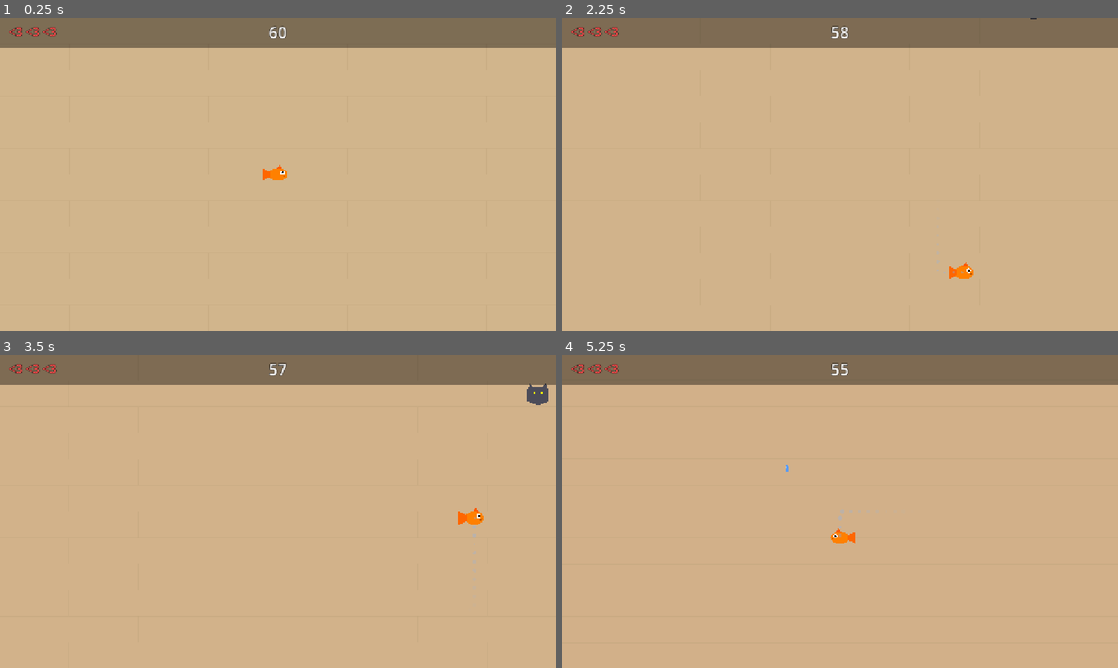
Above: before the commit, frames 1-4 (two rows, left to right).
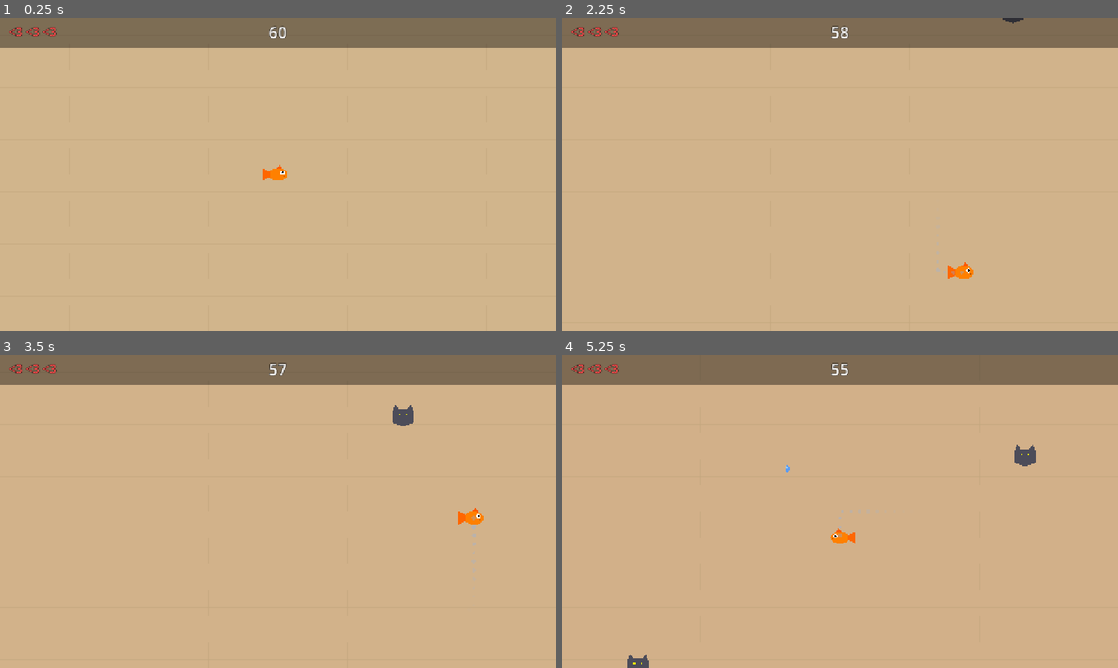
Above: after the commit, the same moments.

Repository: vppillai/godot_slop
Game: Godot game, scene res://scenes/main.tscn
The game is run twice, just before and just after one commit, with the same random seed, the same clock (stepped at 60 frames per second) and the same inputs.
Inputs:
- Up to frame 1 (0.25 s): no input
- Up to frame 2 (2.25 s): tap Enter at 0.5 s; hold D (move_right) 0.53-1.28 s; hold S (move_down) 1.28-2.03 s; hold D (move_right) from 2.03 s (still down)
- Up to frame 3 (3.5 s): release D (move_right) at 2.78 s; hold W (move_up) from 2.78 s (still down)
- Up to frame 4 (5.25 s): release W (move_up) at 3.53 s; hold A (move_left) 3.53-5.03 s; hold S (move_down) from 5.03 s (still down)

The runs differ from the first frame. In frame 2, less than 0.1% of the frame differs, in the area x 67-86%, y 0-84%; in frame 3, 0.4%, in the area x 70-99%, y 9-64%; in frame 4, 0.4%.

Commit message:
fix: 17 bugs from deep code audit
Critical:
- Camera zoom no longer pushes player off-screen (gentler zoom, design-res clamping)
- Camera rotation no longer reveals background (oversized floor + floor lines)
- Win/die race condition fixed (player made invincible immediately on win)

High:
- Screen shake now moves Body visual, not player position (no teleport-back)
- Trail drops no longer flicker (random radius stored once in _ready)
- Floating text width increased to 300px (no more clipping "NOT THE ROOMBA!")
- Hit particles use zero gravity (no sideways drift during camera tilt)
- All tweens are node-bound (no orphaned tweens on scene reload)

Medium:
- Dead player can no longer collect pickups (active guard on heal/boost)
- Victory dance preserves fish facing direction
- Timer now shows "0" before win screen
- Shoes/furniture get grace period before first spawn
- Cats start heading toward center and have 15s max lifetime
- Hazards stop processing after game ends (win or lose)
- Water droplets despawn after 12s, puddles after 15s (with fade)
- Water droplet bob is visual-only (collision shape stays fixed)

Low:
- Floor lines cover expanded viewport area
- Web export canvas_resize_policy set to Project (responsive)

Diff:
--- a/scenes/main.tscn
+++ b/scenes/main.tscn
@@ -9,8 +9,10 @@
 script = ExtResource("1_main")
 
 [node name="Floor" type="ColorRect" parent="."]
-offset_right = 1280.0
-offset_bottom = 720.0
+offset_left = -400.0
+offset_top = -400.0
+offset_right = 1680.0
+offset_bottom = 1120.0
 color = Color(0.82, 0.71, 0.55, 1)
 
 [node name="FloorLines" type="Node2D" parent="."]
--- a/scripts/floating_text.gd
+++ b/scripts/floating_text.gd
@@ -14,5 +14,6 @@
 	var font := ThemeDB.fallback_font
 	if font == null:
 		return
-	draw_string_outline(font, Vector2(-60, 0), text, HORIZONTAL_ALIGNMENT_CENTER, 120, 22, 4, Color.BLACK)
-	draw_string(font, Vector2(-60, 0), text, HORIZONTAL_ALIGNMENT_CENTER, 120, 22, color)
+	# Bug 24 fix: wider text box so "NOT THE ROOMBA!" isn't clipped
+	draw_string_outline(font, Vector2(-150, 0), text, HORIZONTAL_ALIGNMENT_CENTER, 300, 22, 4, Color.BLACK)
+	draw_string(font, Vector2(-150, 0), text, HORIZONTAL_ALIGNMENT_CENTER, 300, 22, color)
--- a/scripts/floor_lines.gd
+++ b/scripts/floor_lines.gd
@@ -1,11 +1,12 @@
 extends Node2D
 
+# Bug 20 fix: draw lines over a larger area to cover camera zoom/rotation/expand
 func _draw() -> void:
 	var line_color := Color(0.75, 0.64, 0.48, 0.4)
-	for y in range(0, 720, 60):
-		draw_line(Vector2(0, y), Vector2(1280, y), line_color, 1.0)
-	for row in range(0, 12):
+	for y in range(-200, 920, 60):
+		draw_line(Vector2(-200, y), Vector2(1480, y), line_color, 1.0)
+	for row in range(-4, 16):
 		var y_start: float = row * 60.0
 		var offset: float = 0.0 if row % 2 == 0 else 160.0
-		for x in range(int(offset), 1280, 320):
+		for x in range(int(offset) - 320, 1600, 320):
 			draw_line(Vector2(x, y_start), Vector2(x, y_start + 60), line_color, 1.0)
--- a/scripts/hazards/cat.gd
+++ b/scripts/hazards/cat.gd
@@ -5,6 +5,7 @@
 const LUNGE_RANGE: float = 120.0
 const DIRECTION_CHANGE_TIME: float = 2.0
 const WARNING_DURATION: float = 0.35
+const MAX_LIFETIME: float = 15.0  # Bug 33 fix: cats don't linger forever
 
 enum State { WANDER, WARNING, LUNGE }
 
@@ -16,16 +17,25 @@
 var warning_timer: float = 0.0
 var warning_target: Vector2 = Vector2.ZERO
 var player_ref: CharacterBody2D = null
+var lifetime: float = 0.0
 
 func _ready() -> void:
 	body_entered.connect(_on_body_entered)
-	direction = Vector2(randf_range(-1, 1), randf_range(-1, 1)).normalized()
 	dir_timer = DIRECTION_CHANGE_TIME
 
+# Bug 9 fix: initial direction points toward center of play area
 func setup(player: CharacterBody2D) -> void:
 	player_ref = player
+	var center := Vector2(640, 360)
+	direction = (center - position).normalized()
+	# Add some randomness
+	direction = direction.rotated(randf_range(-0.5, 0.5))
 
 func _physics_process(delta: float) -> void:
+	lifetime += delta
+	if lifetime >= MAX_LIFETIME:
+		queue_free()
+		return
 	match state:
 		State.WANDER:
 			_process_wander(delta)
--- a/scripts/hud.gd
+++ b/scripts/hud.gd
@@ -16,7 +16,8 @@
 	restart_button.pressed.connect(_on_restart_pressed)
 
 func update_timer(time_remaining: float) -> void:
-	var seconds := ceili(time_remaining)
+	# Bug 12 fix: show 0 when time is up, not jump from 1
+	var seconds := maxi(ceili(time_remaining), 0)
 	timer_label.text = str(seconds)
 
 	if seconds <= 5:
--- a/scripts/main.gd
+++ b/scripts/main.gd
@@ -14,14 +14,14 @@
 var roomba_scene: PackedScene = preload("res://scenes/hazards/roomba.tscn")
 var droplet_scene: PackedScene = preload("res://scenes/hazards/water_droplet.tscn")
 var puddle_scene: PackedScene = preload("res://scenes/hazards/puddle.tscn")
-var floating_text_script: GDScript = preload("res://scripts/floating_text.gd")
+var _floating_text_script = preload("res://scripts/floating_text.gd")
 
 var cat_spawn_interval: float = 3.0
 var cat_spawn_timer: float = 2.0
 var shoe_spawn_interval: float = 1.5
-var shoe_spawn_timer: float = 0.0
+var shoe_spawn_timer: float = 1.5  # Bug 16 fix: grace period before first shoe
 var furniture_spawn_interval: float = 4.0
-var furniture_spawn_timer: float = 0.0
+var furniture_spawn_timer: float = 4.0  # Bug 16 fix: grace period before first furniture
 var roomba_spawned: bool = false
 var second_roomba_spawned: bool = false
 var droplet_spawn_interval: float = 8.0
@@ -43,6 +43,7 @@
 	if time_remaining <= 0.0:
 		time_remaining = 0.0
 		_win()
+		return  # Bug 3 fix: don't continue processing after win
 	hud.update_timer(time_remaining)
 	hud.update_hp(player.hp)
 	_spawn_hazards(delta)
@@ -73,16 +74,12 @@
 	if elapsed >= 45.0 and not roomba_spawned:
 		_spawn_roomba()
 		roomba_spawned = true
-		_spawn_floating_text_at(
-			Vector2(640, 300), "NOT THE ROOMBA!", Color(1, 0.2, 0.2)
-		)
+		_spawn_floating_text_at(player.position + Vector2(0, -50), "NOT THE ROOMBA!", Color(1, 0.2, 0.2))
 
 	if elapsed >= 55.0 and not second_roomba_spawned:
 		_spawn_roomba()
 		second_roomba_spawned = true
-		_spawn_floating_text_at(
-			Vector2(640, 300), "ANOTHER ONE?!", Color(1, 0.1, 0.1)
-		)
+		_spawn_floating_text_at(player.position + Vector2(0, -50), "ANOTHER ONE?!", Color(1, 0.1, 0.1))
 
 func _spawn_pickups(delta: float) -> void:
 	droplet_spawn_timer -= delta
@@ -102,10 +99,11 @@
 	# Floor gets redder over time
 	floor_rect.color = floor_start_color.lerp(floor_end_color, t)
 
-	# Camera slowly zooms in and tilts in the final stretch
-	camera.zoom = Vector2(1.0 + t * 0.08, 1.0 + t * 0.08)
+	# Bug 1 fix: gentler camera zoom so edges aren't an issue
+	camera.zoom = Vector2(1.0 + t * 0.04, 1.0 + t * 0.04)
+	# Bug 2 fix: very gentle tilt, floor is oversized so no gaps
 	if elapsed > 45.0:
-		camera.rotation = sin(Time.get_ticks_msec() * 0.003) * 0.015 * (t * 2.0)
+		camera.rotation = sin(Time.get_ticks_msec() * 0.003) * 0.01
 	else:
 		camera.rotation = 0.0
 
@@ -159,10 +157,10 @@
 
 func _spawn_floating_text_at(pos: Vector2, text: String, color: Color) -> void:
 	var ft := Node2D.new()
-	ft.set_script(floating_text_script)
-	ft.position = pos
+	ft.set_script(_floating_text_script)
 	ft.text = text
 	ft.color = color
+	ft.position = pos
 	add_child(ft)
 
 func _random_edge_position() -> Vector2:
@@ -176,12 +174,26 @@
 
 func _win() -> void:
 	game_active = false
+	# Bug 3 fix: make player invincible immediately so hazards can't kill on win frame
+	player.invincible = true
+	player.active = false
+	hud.update_timer(0.0)
+	hud.update_hp(player.hp)
 	player.victory_dance()
 	hud.show_win()
+	_stop_all_hazards()
 
 func _on_player_died() -> void:
 	game_active = false
 	hud.show_lose()
+	_stop_all_hazards()
+
+# Bug 10 fix: stop all hazards from processing after game ends
+func _stop_all_hazards() -> void:
+	for child in get_children():
+		if child is Area2D:
+			child.set_physics_process(false)
+			child.set_process(false)
 
 func restart() -> void:
 	get_tree().reload_current_scene()
--- a/scripts/player.gd
+++ b/scripts/player.gd
@@ -9,6 +9,9 @@
 const BOOST_SPEED: float = 550.0
 const MAX_HP: int = 3
 const INVINCIBILITY_DURATION: float = 1.5
+# Bug 21 fix: clamp to design resolution, not viewport size
+const DESIGN_WIDTH: float = 1280.0
+const DESIGN_HEIGHT: float = 720.0
 
 var hp: int = MAX_HP
 var invincible: bool = false
@@ -45,7 +48,6 @@
 		input_dir = input_dir.normalized()
 	velocity = input_dir * _get_current_speed()
 	move_and_slide()
-	# Flip fish direction — set scale.x directly (fish_body only touches scale.y)
 	if input_dir.x < 0 and facing_right:
 		facing_right = false
 		$Body.scale.x = -abs($Body.scale.x)
@@ -78,13 +80,13 @@
 		drop.position = position
 		get_parent().add_child(drop)
 
+# Bug 21 fix: use design resolution constants
 func _clamp_to_screen() -> void:
-	var vp_size := get_viewport_rect().size
-	position.x = clampf(position.x, 20.0, vp_size.x - 20.0)
-	position.y = clampf(position.y, 20.0, vp_size.y - 20.0)
+	position.x = clampf(position.x, 20.0, DESIGN_WIDTH - 20.0)
+	position.y = clampf(position.y, 20.0, DESIGN_HEIGHT - 20.0)
 
 func take_hit() -> void:
-	if invincible:
+	if invincible or not active:
 		return
 	hp -= 1
 	_update_appearance()
@@ -100,22 +102,26 @@
 	invincible = true
 	invincible_timer = INVINCIBILITY_DURATION
 	flash_timer = 0.1
-	var tween := get_tree().create_tween()
-	var original_pos := position
+	# Bug 4 fix: shake the Body visual, not the player's actual position
+	var tween := create_tween()  # Bug 26 fix: node-bound tween
 	for i in range(6):
 		var offset := Vector2(randf_range(-5, 5), randf_range(-5, 5))
-		tween.tween_property(self, "position", original_pos + offset, 0.03)
-	tween.tween_property(self, "position", original_pos, 0.03)
+		tween.tween_property($Body, "position", offset, 0.03)
+	tween.tween_property($Body, "position", Vector2.ZERO, 0.03)
 
+# Bug 15 fix: guard against dead player collecting pickups
 func heal() -> void:
-	if hp >= MAX_HP:
+	if not active or hp >= MAX_HP:
 		return
 	hp += 1
 	_update_appearance()
 	_spawn_floating_text("PHEW!", Color(0.3, 1.0, 0.5))
 	healed.emit()
 
+# Bug 15 fix: guard against dead player
 func apply_speed_boost() -> void:
+	if not active:
+		return
 	speed_boost_timer = 2.0
 	_spawn_floating_text("ZOOM!", Color(0.3, 0.8, 1.0))
 	boosted.emit()
@@ -123,13 +129,15 @@
 func victory_dance() -> void:
 	active = false
 	velocity = Vector2.ZERO
-	# Stop fish_body wiggle so tween has full control
 	$Body.wiggle_enabled = false
-	$Body.scale = Vector2(1.0, 1.0)
+	# Bug 13 fix: preserve facing direction
+	var x_sign := signf($Body.scale.x) if $Body.scale.x != 0.0 else 1.0
+	$Body.scale = Vector2(x_sign, 1.0)
+	$Body.position = Vector2.ZERO  # Reset any lingering shake offset
 	var tween := create_tween()
 	tween.tween_property($Body, "rotation", TAU * 3, 1.5).set_ease(Tween.EASE_IN_OUT)
-	tween.parallel().tween_property($Body, "scale", Vector2(1.4, 1.4), 0.8).set_ease(Tween.EASE_OUT)
-	tween.tween_property($Body, "scale", Vector2(1.0, 1.0), 0.7).set_ease(Tween.EASE_IN)
+	tween.parallel().tween_property($Body, "scale", Vector2(x_sign * 1.4, 1.4), 0.8).set_ease(Tween.EASE_OUT)
+	tween.tween_property($Body, "scale", Vector2(x_sign, 1.0), 0.7).set_ease(Tween.EASE_IN)
 
 func _update_appearance() -> void:
 	match hp:
@@ -154,14 +162,15 @@
 	particles.spread = 180.0
 	particles.initial_velocity_min = 80.0
 	particles.initial_velocity_max = 180.0
-	particles.gravity = Vector2(0, 200)
+	particles.gravity = Vector2.ZERO  # Bug 5 fix: no gravity, avoids camera rotation weirdness
 	particles.scale_amount_min = 2.0
 	particles.scale_amount_max = 5.0
 	particles.color = Color(0.4, 0.6, 1.0, 0.8)
 	get_parent().add_child(particles)
-	# Start emitting AFTER added to tree
 	particles.emitting = true
-	get_tree().create_tween().tween_callback(particles.queue_free).set_delay(1.5)
+	# Node-bound tween for cleanup
+	var tween := particles.create_tween()
+	tween.tween_callback(particles.queue_free).set_delay(1.5)
 
 func _spawn_floating_text(msg: String, col: Color) -> void:
 	var ft := Node2D.new()
--- a/scripts/puddle.gd
+++ b/scripts/puddle.gd
@@ -1,16 +1,23 @@
 extends Area2D
+
+var lifetime: float = 15.0  # Bug 11 fix: despawn after 15 seconds
 
 func _ready() -> void:
 	body_entered.connect(_on_body_entered)
 
+func _process(delta: float) -> void:
+	lifetime -= delta
+	if lifetime < 3.0:
+		modulate.a = lifetime / 3.0
+	if lifetime <= 0.0:
+		queue_free()
+
 func _draw() -> void:
-	# Blue translucent puddle
 	var points := PackedVector2Array()
 	for i in range(20):
 		var angle := i * TAU / 20.0
 		points.append(Vector2(cos(angle) * 28.0, sin(angle) * 16.0))
 	draw_colored_polygon(points, Color(0.4, 0.65, 1.0, 0.25))
-	# Inner highlight
 	var inner := PackedVector2Array()
 	for i in range(12):
 		var angle := i * TAU / 12.0
--- a/scripts/trail_drop.gd
+++ b/scripts/trail_drop.gd
@@ -1,9 +1,13 @@
 extends Node2D
 
+# Bug 6 fix: store random radius once so _draw doesn't flicker
+var radius: float = 3.0
+
 func _ready() -> void:
+	radius = randf_range(2.0, 5.0)
 	var tween := create_tween()
 	tween.tween_property(self, "modulate:a", 0.0, 0.8)
 	tween.tween_callback(queue_free)
 
 func _draw() -> void:
-	draw_circle(Vector2.ZERO, randf_range(2.0, 5.0), Color(0.5, 0.7, 1.0, 0.35))
+	draw_circle(Vector2.ZERO, radius, Color(0.5, 0.7, 1.0, 0.35))
--- a/scripts/water_droplet.gd
+++ b/scripts/water_droplet.gd
@@ -1,29 +1,37 @@
 extends Area2D
 
-var bob_base_y: float = 0.0
 var bob_time: float = 0.0
+var lifetime: float = 12.0  # Bug 11 fix: despawn after 12 seconds
+
+# Bug 8 fix: bob only the visual, not the collision shape
+@onready var visual_offset: float = 0.0
 
 func _ready() -> void:
 	body_entered.connect(_on_body_entered)
-	bob_base_y = position.y
 	bob_time = randf() * TAU
 
 func _process(delta: float) -> void:
 	bob_time += delta * 4.0
-	position.y = bob_base_y + sin(bob_time) * 4.0
+	visual_offset = sin(bob_time) * 4.0
+	queue_redraw()
+	# Lifetime countdown with fade
+	lifetime -= delta
+	if lifetime < 3.0:
+		modulate.a = lifetime / 3.0
+	if lifetime <= 0.0:
+		queue_free()
 
 func _draw() -> void:
-	# Blue teardrop shape
+	# Blue teardrop shape drawn at visual offset (collision stays fixed)
 	var points := PackedVector2Array()
 	for i in range(16):
 		var angle := i * TAU / 16.0
 		var r := 8.0
 		if angle > PI * 0.8 and angle < PI * 1.2:
 			r = 4.0
-		points.append(Vector2(cos(angle) * r * 0.7, sin(angle) * r))
+		points.append(Vector2(cos(angle) * r * 0.7, sin(angle) * r + visual_offset))
 	draw_colored_polygon(points, Color(0.3, 0.6, 1.0, 0.9))
-	# Shine highlight
-	draw_circle(Vector2(-2, -3), 2.5, Color(0.7, 0.9, 1.0, 0.7))
+	draw_circle(Vector2(-2, -3 + visual_offset), 2.5, Color(0.7, 0.9, 1.0, 0.7))
 
 func _on_body_entered(body: Node) -> void:
 	if body is CharacterBody2D and body.has_method("heal"):
Not shown, changed: export_presets.cfg
